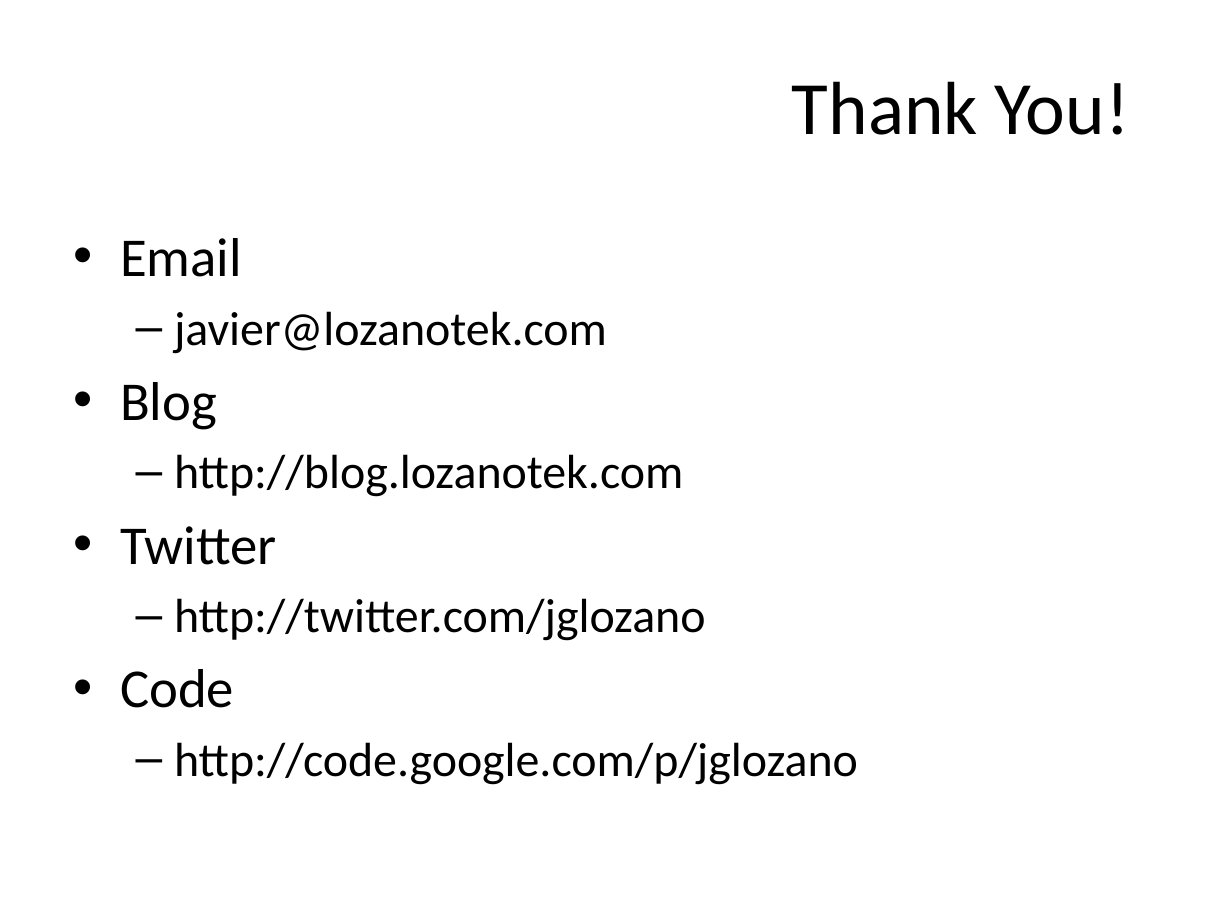
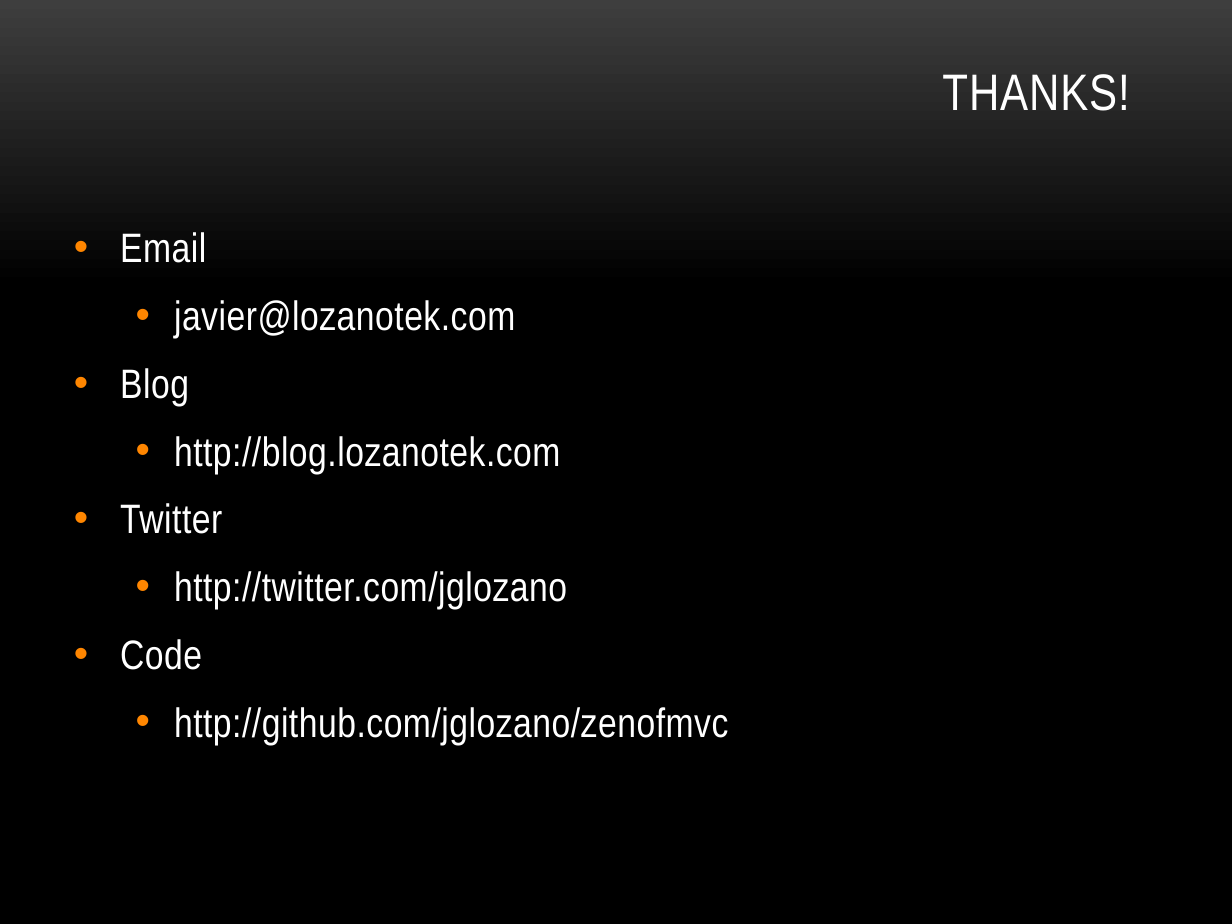
Before and after one commit to lozanotek/zenofmvc, a slide deck: slide 28 of slides/aspnet_mvc_zen.pptx (slide 30 before the commit). Drawn at 1232x924 pixels with LibreOffice and Linux fonts; fonts in the diff are those of the drawing; background and template pictures are left out. Boxes give left, top, right and bottom in pixels: in the first picture for what was removed or moved away, otherwise in the second. Text is boxed around its words. In the diff, an @@ line names an element or a change of style, - is before the commit and + after.

```diff
--- a/slides/aspnet_mvc_zen.pptx
+++ b/slides/aspnet_mvc_zen.pptx
@@ background #FFFFFF to picture (left out) @@
@@ title at box(942, 74, 1129, 111): text changed; size 44 to 30 pt; font Calibri to Arial Narrow; text colour #000000 to #FFFFFF @@
-Thank You!
+THANKS!
@@ text at box(120, 232, 567, 670): size 32 to 24 pt in "Email", "Blog", "Twitter", "Code"; font Calibri to Arial Narrow, text colour #000000 to #FFFFFF, letter spacing 0 to 0.3 pt in "Email", "javier@lozanotek.com", "Blog", "http://blog.lozanotek.com" and 3 more places; size 28 to 24 pt in "javier@lozanotek.com", "http://blog.lozanotek.com", "http://twitter.com/jglozano"; more space between paragraphs; bullet – to • @@
@@ text at box(174, 707, 728, 744): text changed; size 28 to 24 pt; font Calibri to Arial Narrow; text colour #000000 to #FFFFFF @@
-  – http://code.google.com/p/jglozano
+  • http://github.com/jglozano/zenofmvc
```
Also in this commit, not shown: 23 other slides changed, 4 slides added, 6 slides removed, 36 other files.
